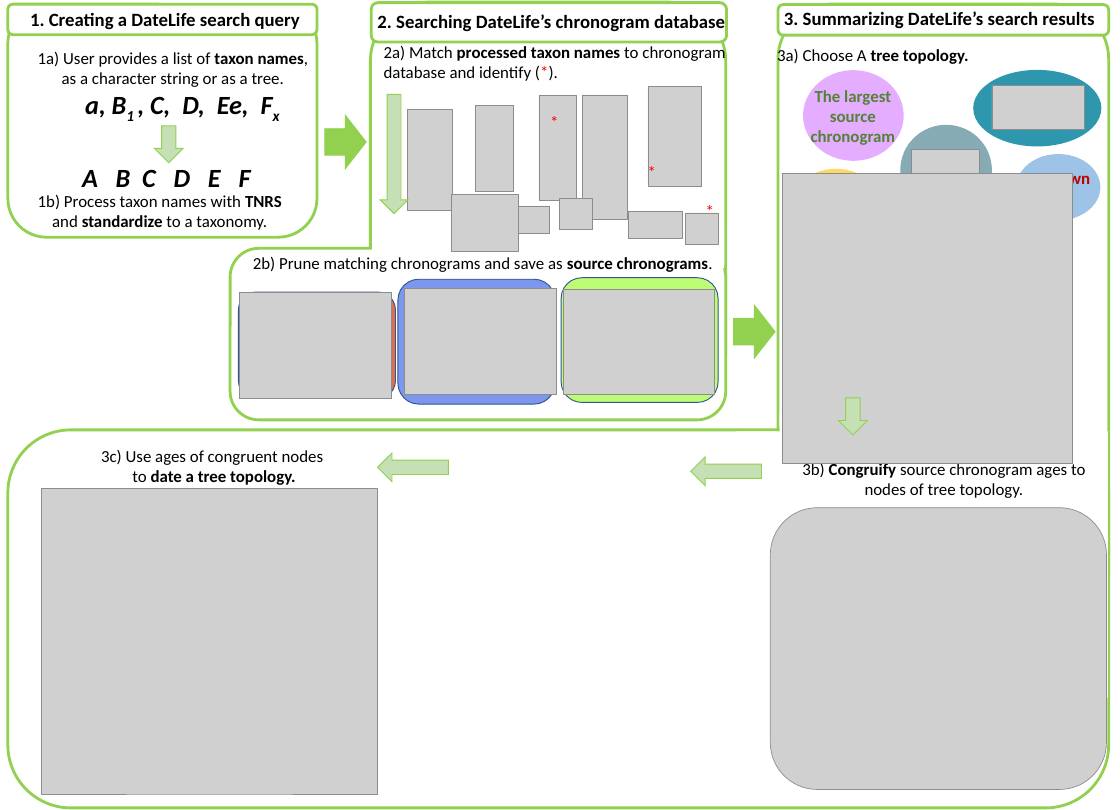
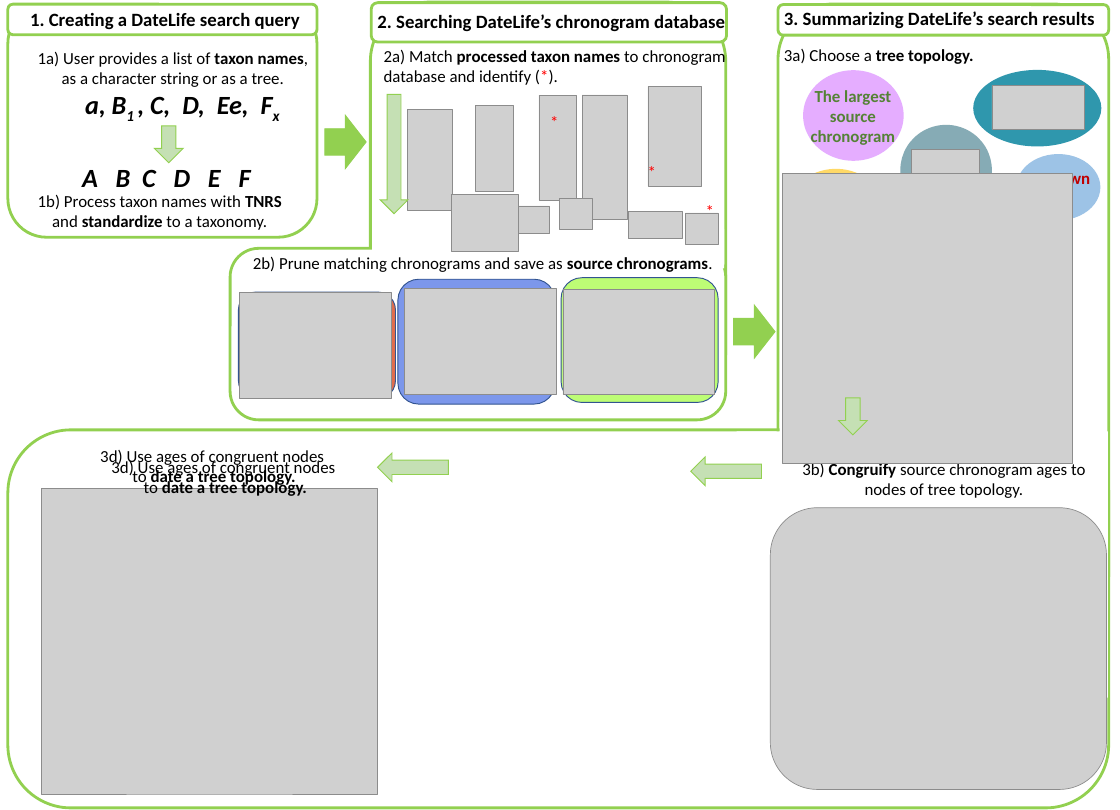
Before and after one commit to LunaSare/datelifeMS1, a slide deck: slide 1 of figures/figure1/figure1.pptx. Drawn at 1120x810 pixels with LibreOffice and Linux fonts; fonts in the diff are those of the drawing; grey boxes stand for pictures. Boxes give left, top, right and bottom in pixels: in the first picture for what was removed or moved away, otherwise in the second. Text is boxed around its words. In the diff, an @@ line names an element or a change of style, - is before the commit and + after.

```diff
--- a/figures/figure1/figure1.pptx
+++ b/figures/figure1/figure1.pptx
@@ text "2a) Match processed taxon names ...": place and size @@
-text "2a) Match processed taxon names ..." at <box>384,44,725,81</box>
+text "2a) Match processed taxon names ..." at <box>384,48,725,85</box>
@@ text at <box>784,49,974,64</box>: text changed @@
-3a) Choose A tree topology.
+3a) Choose a tree topology.
@@ text added at <box>100,450,324,496</box>, 18 pt, text #000000 @@
+3d) Use ages of congruent nodes
+to date a tree topology.
@@ text at <box>111,459,336,478</box>: text changed @@
-3c) Use ages of congruent nodes
+3d) Use ages of congruent nodes
```
Also in this commit, not shown: 6 other files.
